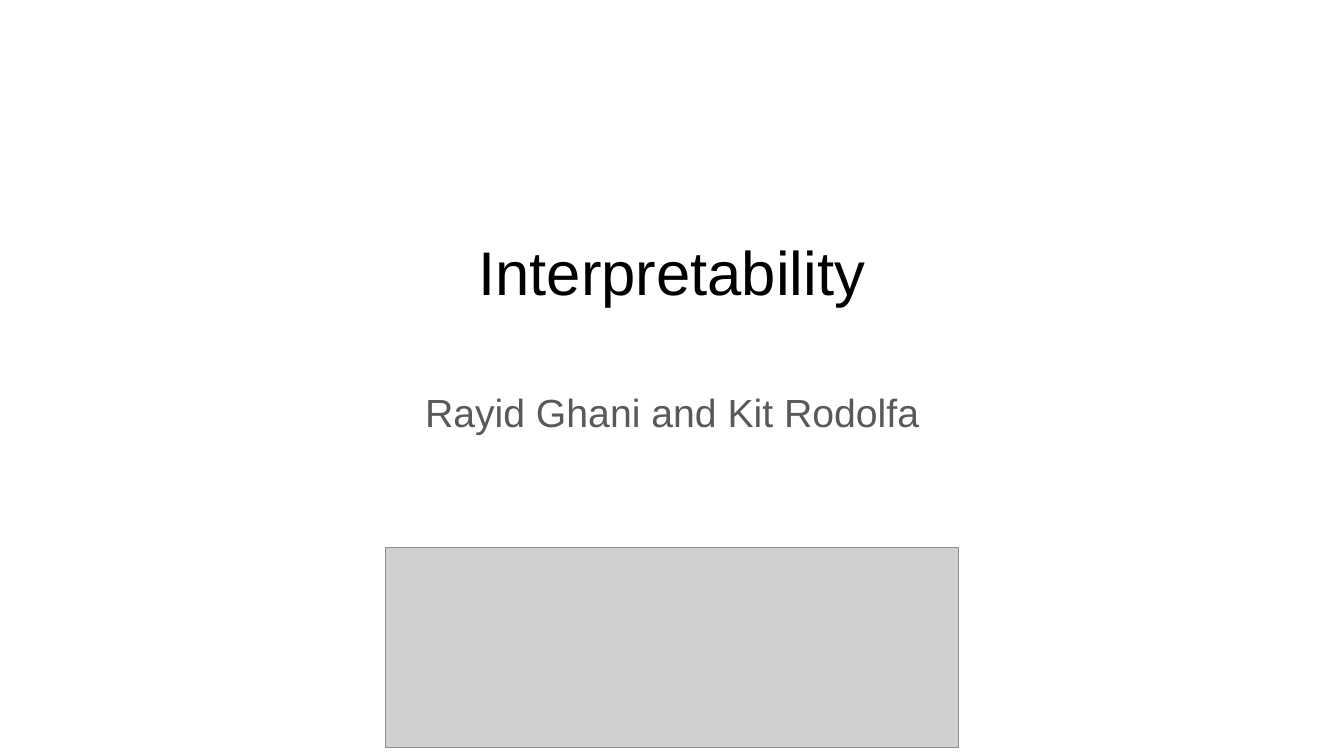
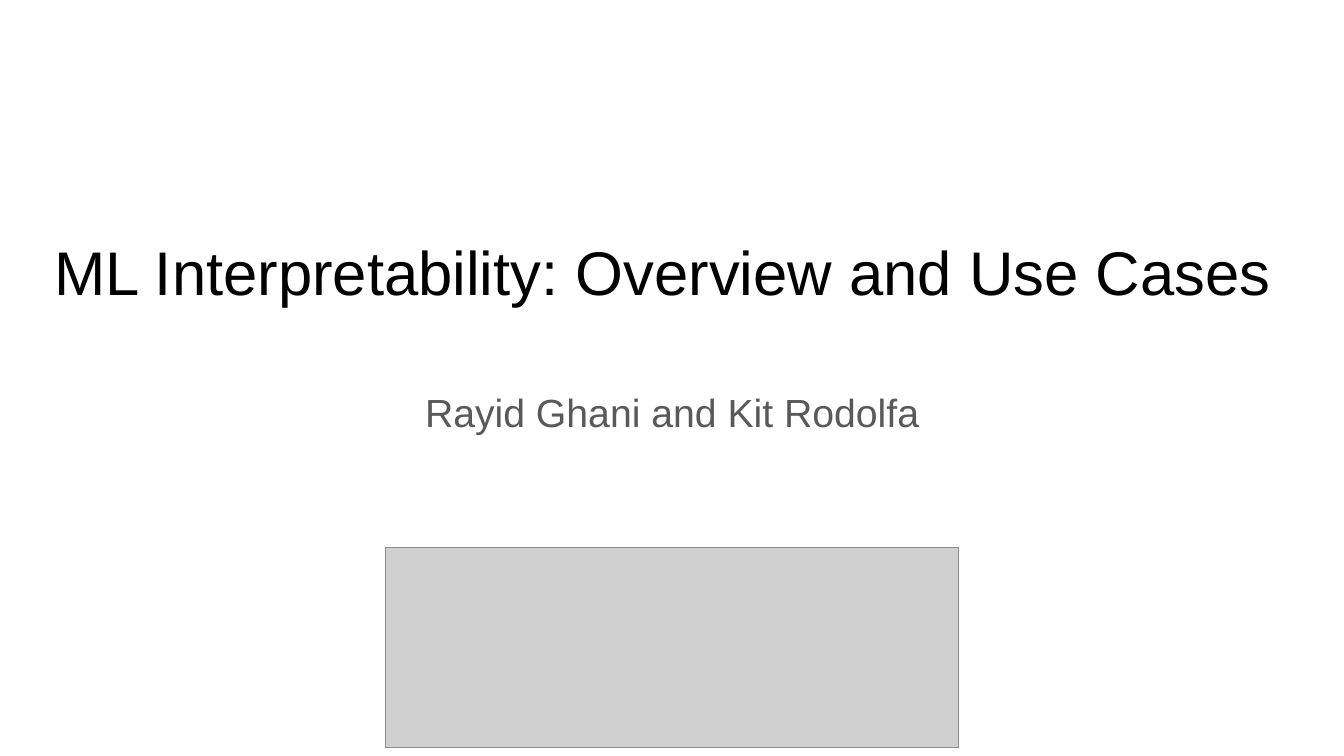
Before and after one commit to dssg/MLinPractice, a slide deck: slide 1 of Lectures/Lecture13-InterpretabilityOverview.pptx. Drawn at 1344x756 pixels with LibreOffice and Linux fonts; fonts in the diff are those of the drawing; grey boxes stand for pictures. Boxes give left, top, right and bottom in pixels: in the first picture for what was removed or moved away, otherwise in the second. Text is boxed around its words. In the diff, an @@ line names an element or a change of style, - is before the commit and + after.

```diff
--- a/Lectures/Lecture13-InterpretabilityOverview.pptx
+++ b/Lectures/Lecture13-InterpretabilityOverview.pptx
@@ text at <box>55,250,1271,306</box>: text changed @@
-Interpretability
+ML Interpretability: Overview and Use Cases
```
Also in this commit, not shown: 1 other file.
